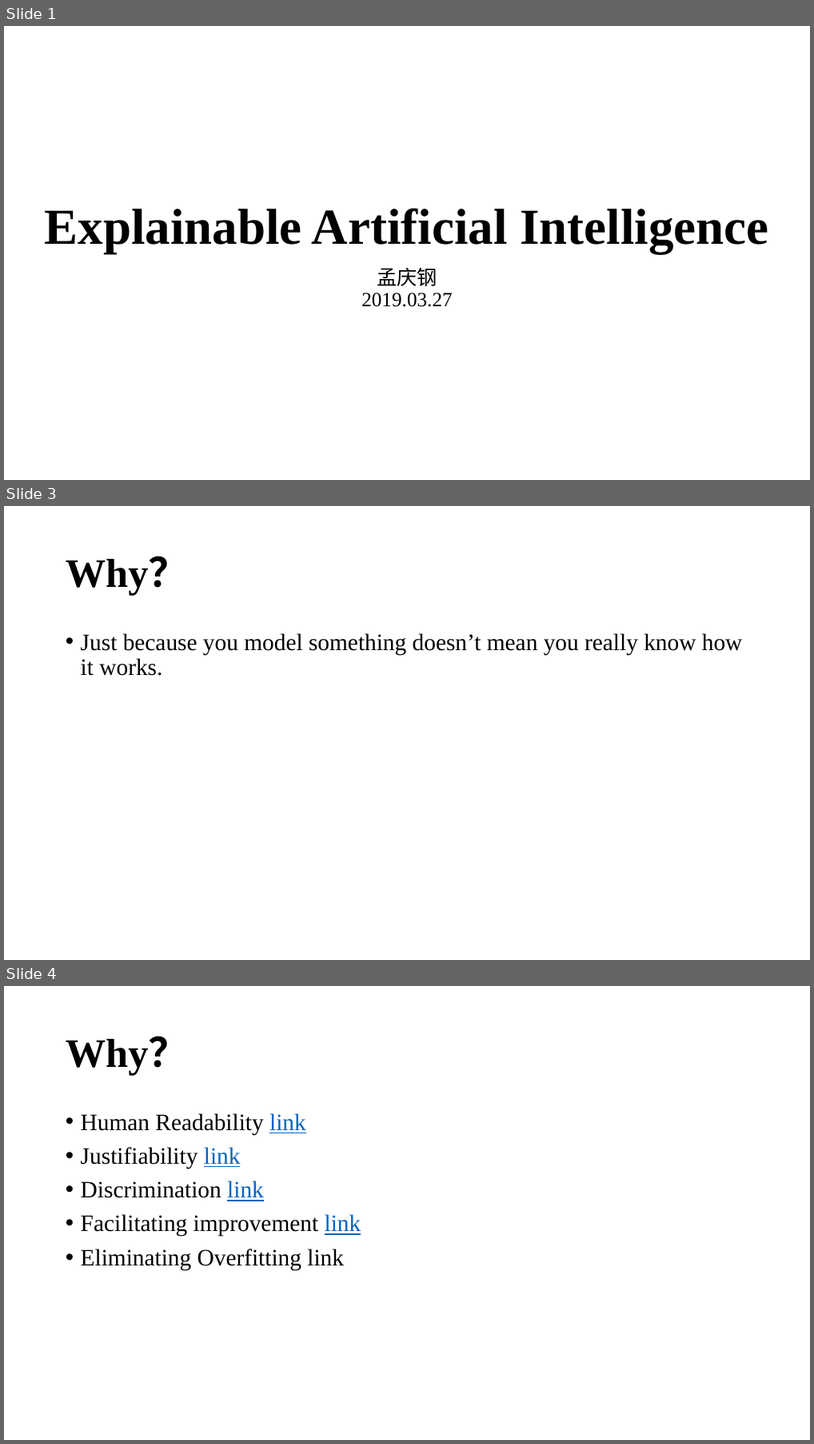
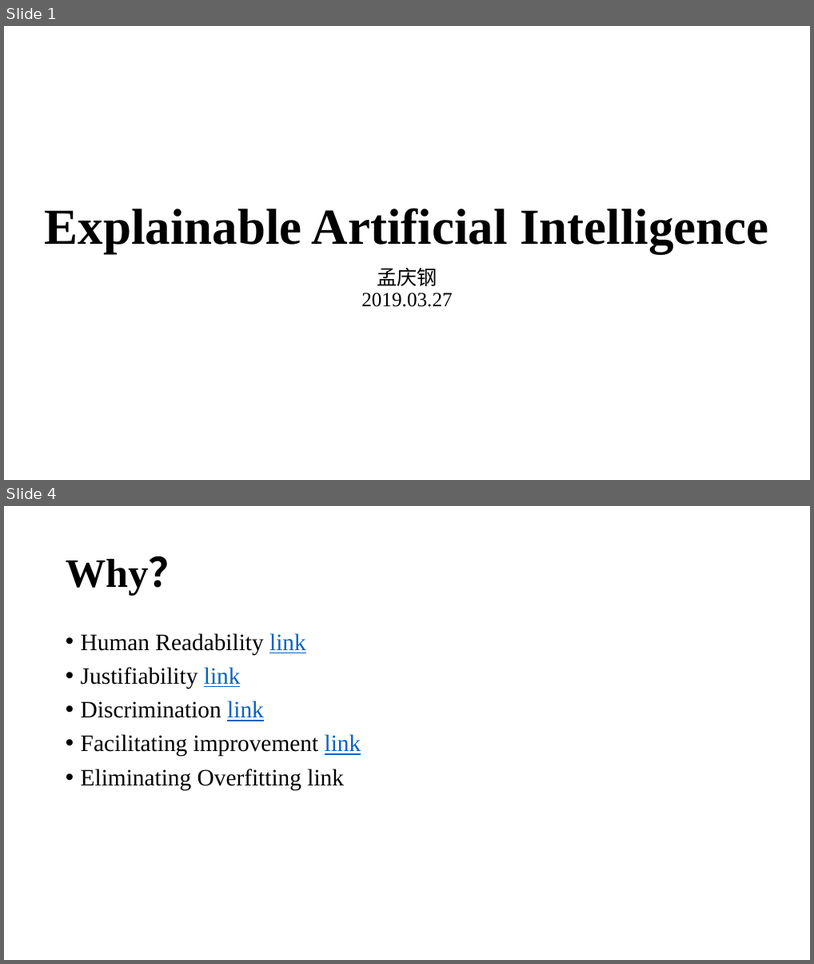
Before and after one commit to cloudspurs/klz, a slide deck: computer_science/ai/xai/xai.pptx. Shown one above the other, each under a label of ours: slides 1, 3 and 4 before the commit, slides 1 and 4 after it; the slides between them are not shown. The pictures are 814x1444 and 814x964 pixels, drawn with LibreOffice and Linux fonts; fonts in the diff are those of the drawing. Boxes give left, top, right and bottom in pixels: in the first picture for what was removed or moved away, otherwise in the second. Text is boxed around its words. In the diff, an @@ line names an element or a change of style, - is before the commit and + after.

```diff
--- a/computer_science/ai/xai/xai.pptx
+++ b/computer_science/ai/xai/xai.pptx
@@ slide 3 removed at box(4, 506, 810, 960), background #FFFFFF @@
@@ title removed at box(66, 556, 189, 595) @@
-Why？
@@ text removed at box(81, 633, 743, 676) @@
-• Just because you model something doesn’t mean you really know how it works.
```
Also in this commit, not shown: 1 slide changed, 2 slides added, 5 other files.
